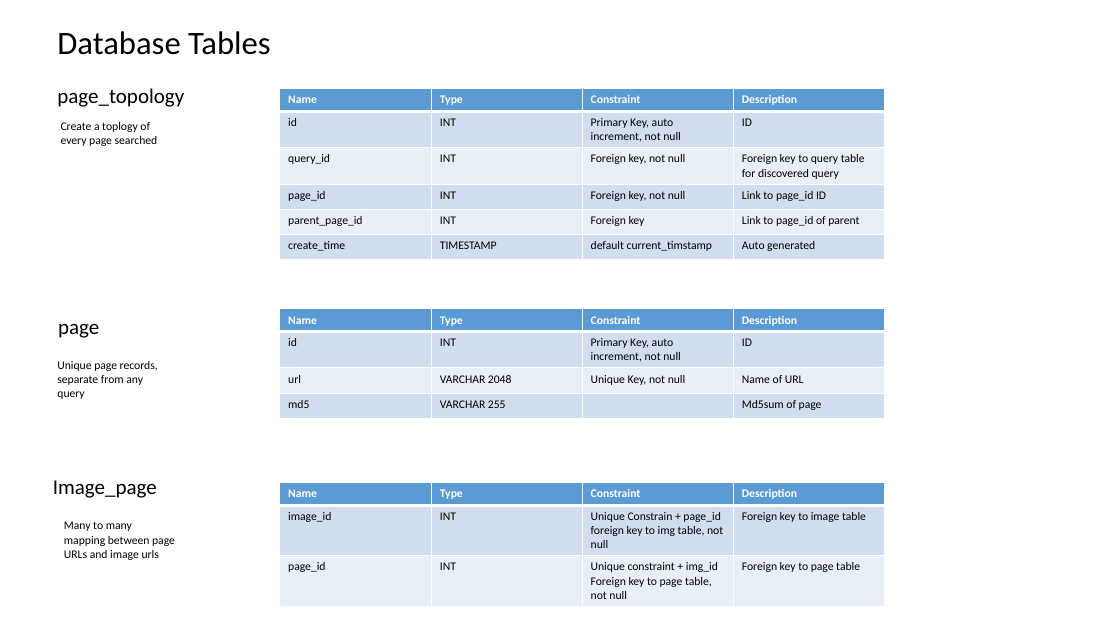
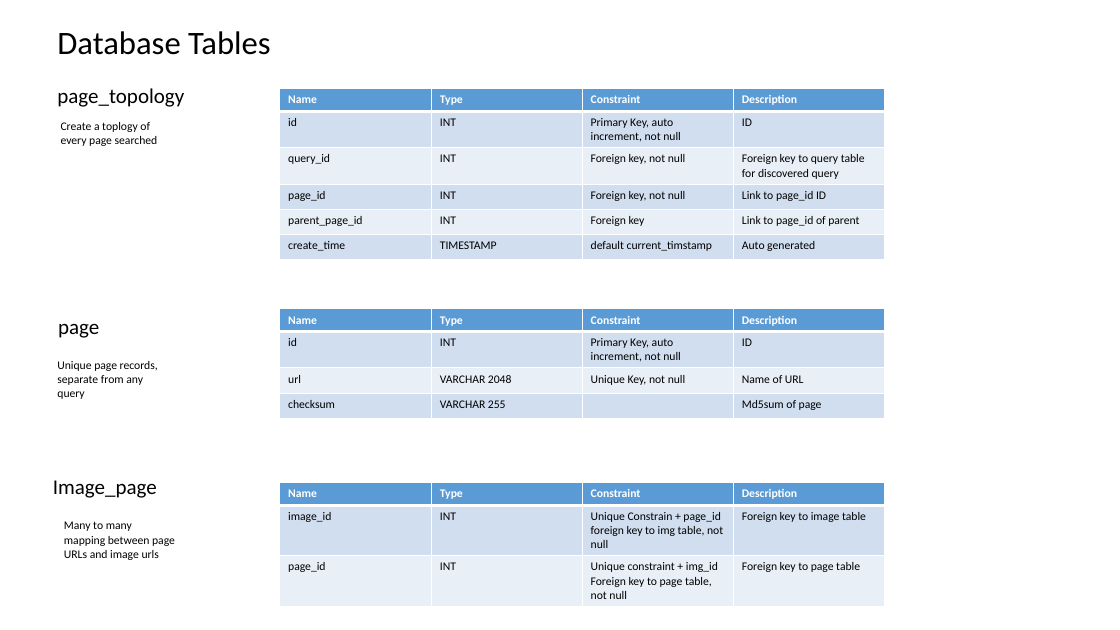
Before and after one commit to datim/squid, a slide deck: slide 13 of docs/design.pptx. Drawn at 1120x630 pixels with LibreOffice and Linux fonts; fonts in the diff are those of the drawing. Boxes give left, top, right and bottom in pixels: in the first picture for what was removed or moved away, otherwise in the second. Text is boxed around its words. In the diff, an @@ line names an element or a change of style, - is before the commit and + after.

Commit message:
Add MD5 checksum to pages to tell if they need to be revisited

```diff
--- a/docs/design.pptx
+++ b/docs/design.pptx
@@ table at (280,309,886,526) @@
-row 4, column 1: md5
+row 4, column 1: checksum
```
Also in this commit, not shown: 1 slide added, 3 other files.
